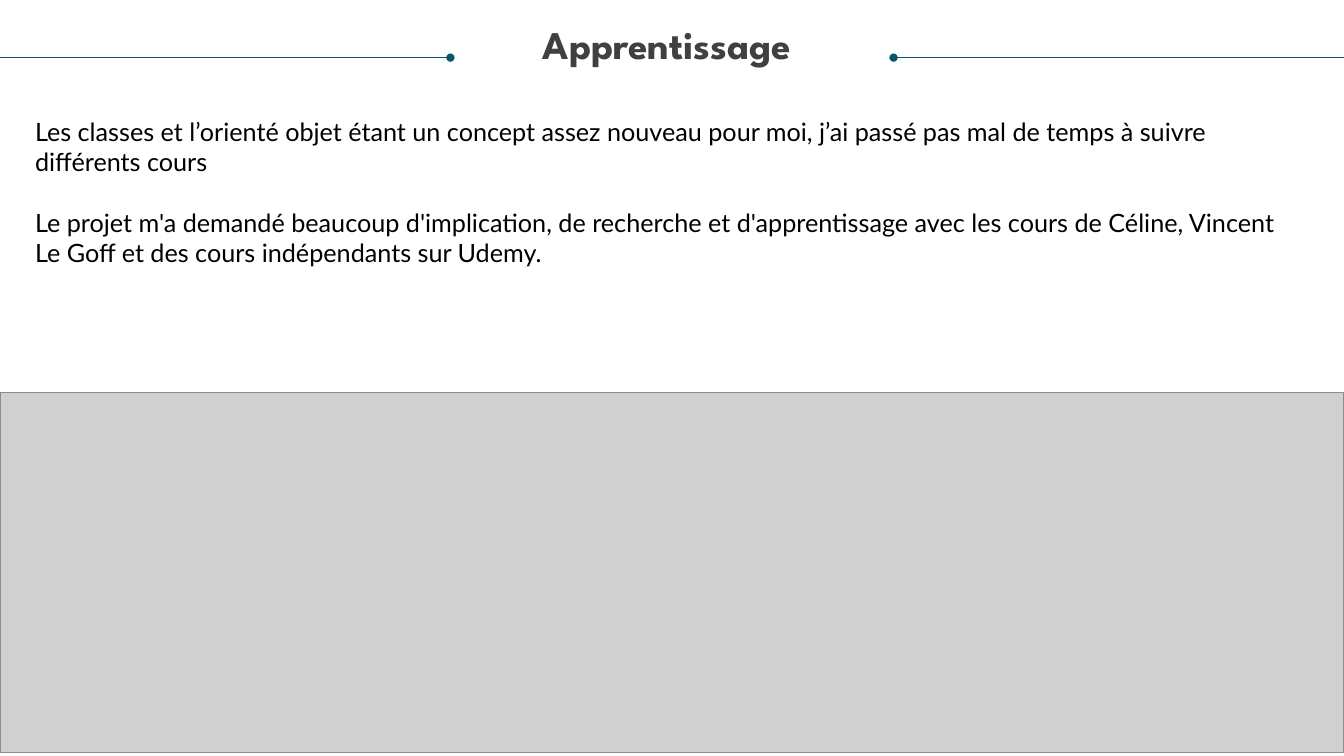
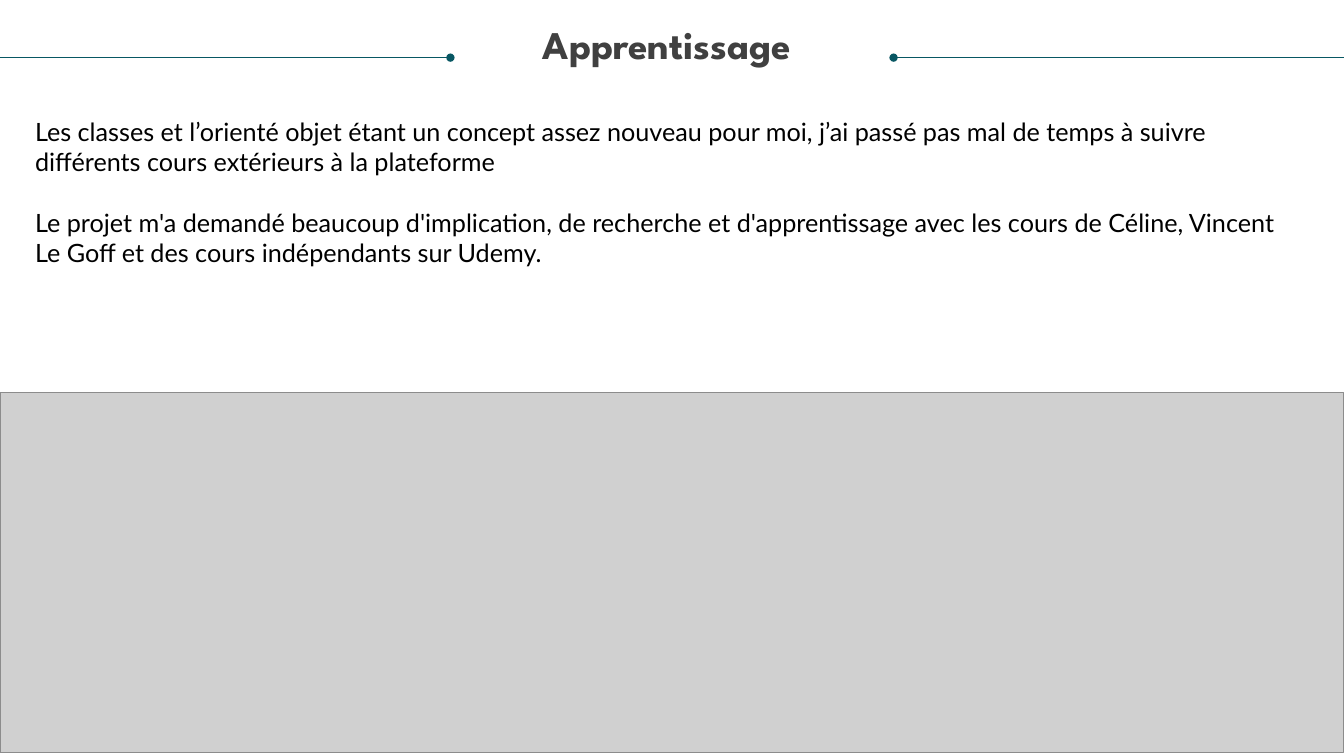
Before and after one commit to Mcflan-7/P03_macgyver-labyrinth, a slide deck: slide 6 of media/extra/p3_soutenance.pptm. Drawn at 1344x756 pixels with LibreOffice and Linux fonts; fonts in the diff are those of the drawing; grey boxes stand for pictures. Boxes give left, top, right and bottom in pixels: in the first picture for what was removed or moved away, otherwise in the second. Text is boxed around its words. In the diff, an @@ line names an element or a change of style, - is before the commit and + after.

```diff
--- a/media/extra/p3_soutenance.pptm
+++ b/media/extra/p3_soutenance.pptm
@@ text at [35,122,1206,176]: text changed @@
-Les classes et l’orienté objet étant un concept assez nouveau pour moi, j’ai passé pas mal de temps à suivre différents cours
+Les classes et l’orienté objet étant un concept assez nouveau pour moi, j’ai passé pas mal de temps à suivre différents cours extérieurs à la plateforme
```
Also in this commit, not shown: 1 other slide changed, 1 slide added, 1 slide removed, 2 other files.
